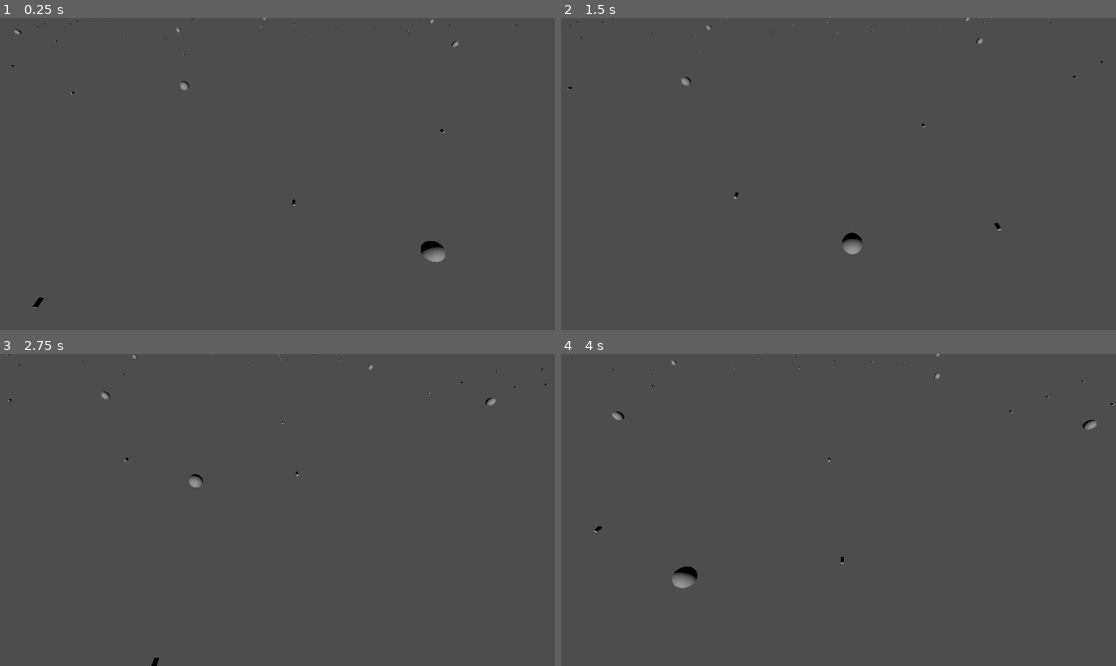
Above: before the commit, frames 1-4 (two rows, left to right).
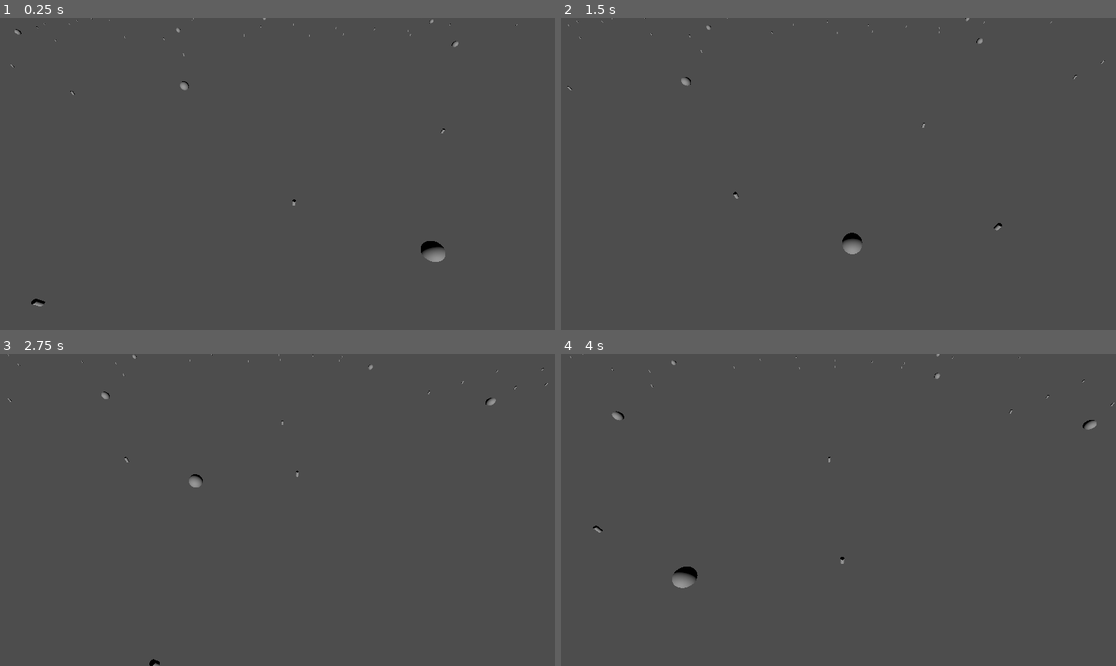
Above: after the commit, the same moments.

Repository: MrNavaStar/void.sys
Game: Godot game, scene res://scenes/world.tscn
Two runs of this game, one before a commit and one after it. Both use one fixed random seed, a clock stepped at 60 frames per second and the inputs below. The project has no main scene, so this scene is started directly.
Inputs (mouse positions are in pixels of both pictures, inside the frame that each line leads up to):
- Up to frame 1 (0.25 s): no input
- Up to frame 2 (1.5 s): tap Enter at 0.5 s; move the mouse to (960, 158) at 0.52 s; hold D (right) 0.53-1.28 s; tap Mouse wheel up (zoom_in) at 0.6 s; move the mouse to (727, 189) at 1.27 s; hold S (down) from 1.28 s (still down); tap Mouse wheel down (zoom_out) at 1.35 s
- Up to frame 3 (2.75 s): move the mouse to (333, 441) at 2.02 s; release S (down) at 2.03 s; hold D (right) from 2.03 s (still down); tap Mouse wheel up (zoom_in) at 2.1 s
- Up to frame 4 (4 s): move the mouse to (810, 572) at 2.77 s; release D (right) at 2.78 s; hold W (up) 2.78-3.53 s; tap Mouse wheel down (zoom_out) at 2.85 s; move the mouse to (1005, 556) at 3.52 s; hold A (left) from 3.53 s (still down); tap Mouse wheel up (zoom_in) at 3.6 s

The runs differ from the first frame. In frame 1, less than 0.1% of the frame differs, in the area x 1-94%, y 0-93%; in frame 2, less than 0.1%; in frame 3, less than 0.1%; in frame 4, less than 0.1%.

Commit message:
port to space node

Diff:
--- a/scenes/ship.tscn
+++ /dev/null
@@ -1,9 +0,0 @@
-[gd_scene load_steps=2 format=3 uid="uid://cyskq7lv3k2c0"]
-
-[sub_resource type="CylinderMesh" id="CylinderMesh_03b2l"]
-
-[node name="Ship" type="Node3D"]
-
-[node name="MeshInstance3D" type="MeshInstance3D" parent="."]
-transform = Transform3D(0.17, 0, 0, 0, -7.43094e-09, -0.17, 0, 0.17, -7.43094e-09, 0, 0, 0)
-mesh = SubResource("CylinderMesh_03b2l")
--- a/scripts/space_node.gd
+++ b/scripts/space_node.gd
@@ -3,3 +3,14 @@
 
 var is_owned_by_user: bool = false
 @export var connected_nodes: Array[SpaceNode] = []
+
+func make_planet(pos: Vector3):
+	position = pos
+	$Object/MeshInstance3D.mesh = SphereMesh.new()
+	pass
+
+func make_ship(pos: Vector3):
+	position = pos
+	$Object/MeshInstance3D.mesh = CylinderMesh.new()
+	$Object/MeshInstance3D.scale = Vector3(0.2, 0.2, 0.2)
+	pass
--- a/scripts/world.gd
+++ b/scripts/world.gd
@@ -25,15 +25,15 @@
 		tries += 1
 	return pos
 
-func spawn_nodes(planet: Resource, ship: Resource) -> void:
+func spawn_nodes(space_node: Resource) -> void:
 	for i in planets:
 		var pos = rand_pos_with_spread(planet_spread)
 		if pos == null:
 			continue
 		node_positions.append(pos)
 
-		var instance = planet.instantiate()
-		instance.set_position(pos)
+		var instance = space_node.instantiate() as SpaceNode
+		instance.make_planet(pos)
 		add_child(instance)
 
 	for i in ships:
@@ -42,13 +42,10 @@
 			continue
 		node_positions.append(pos)
 
-		var instance = ship.instantiate()
-		instance.set_position(pos)
+		var instance = space_node.instantiate() as SpaceNode
+		instance.make_ship(pos)
 		add_child(instance)
 
 func _ready() -> void:
 	#seed(12345)
-	var planet = preload("res://scenes/space_node.tscn")
-	var ship = preload("res://scenes/ship.tscn")
-
-	spawn_nodes(planet, ship)
+	spawn_nodes(preload("res://scenes/space_node.tscn"))
Not shown: 1 places in scenes/edge.tscn that only renumber resources
Not shown: 1 places in scenes/space_node.tscn that only renumber resources
